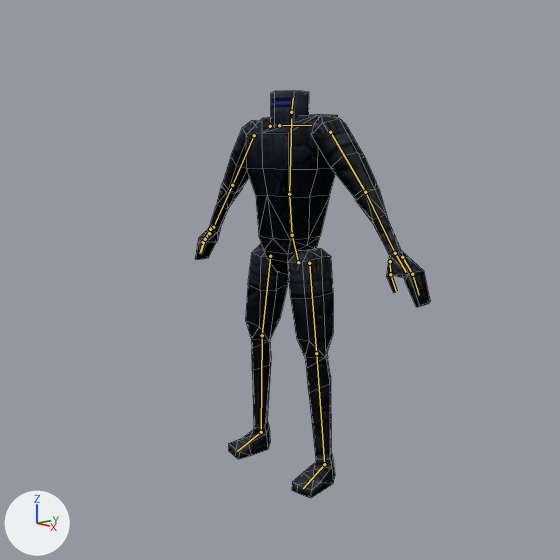
The Blender file actors/actor_workrobot/model_workrobot.blend, before and after one commit.
Camera for both pictures: the file's camera 'Camera'. The axes (+X, +Y, +Z) are drawn at lower left. The lights are the same throughout. The bones that bend it are drawn over the model as lines. Mesh edges are drawn as thin lines.

In view in the first picture: 'OBJ0000185.001'.
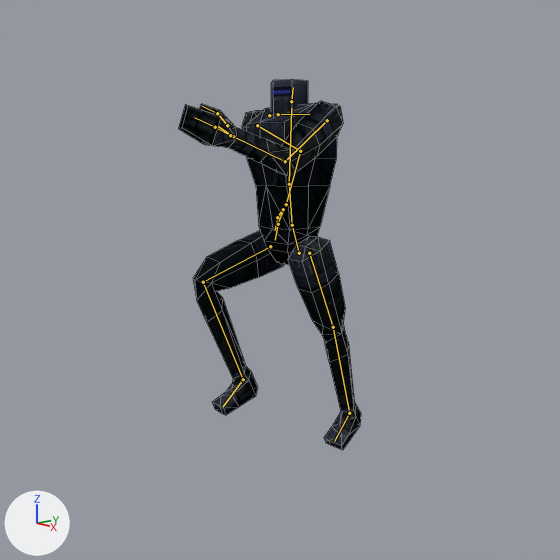
The newer file adds an action. The first version stands in its rest pose; the second is drawn at frame 11 of the action 'run'.

What the commit changed:
Bone 'hips' (bone_hips) moves from (0.0, 0.0, 0.0) to (0.0, 0.038, -0.012).
Bone 'spine' (bone_spine) turns from (0, 0, 0) to (0, -5, 0) degrees about its own x, y and z.
Bone 'upper_arm.L' (bone_upper_arm_l) turns from (0, 0, 0) to (62, -16, -53) degrees about its own x, y and z.
Bone 'forearm.L' (bone_forearm_l) turns from (0, 0, 0) to (45, 11, -8) degrees about its own x, y and z.
Bone 'upper_arm.R' (bone_upper_arm_r) turns from (0, 0, 0) to (-67, -6, 39) degrees about its own x, y and z.
Bone 'forearm.R' (bone_forearm_r) turns from (0, 0, 0) to (80, 6, 2) degrees about its own x, y and z.
Bone 'thigh.L' (bone_thigh_l) turns from (0, 0, 0) to (25, 3, 11) degrees about its own x, y and z.
Bone 'shin.L' (bone_shin_l) turns from (0, 0, 0) to (-8, -1, 0) degrees about its own x, y and z.
Bone 'foot.L' (bone_foot_l) turns from (0, 0, 0) to (14, -1, 0) degrees about its own x, y and z.
Bone 'thigh.R' (bone_thigh_r) turns from (0, 0, 0) to (-72, -1, -6) degrees about its own x, y and z.
Bone 'shin.R' (bone_shin_r) turns from (0, 0, 0) to (92, 5, 0) degrees about its own x, y and z.
Bone 'foot.R' (bone_foot_r) turns from (0, 0, 0) to (-4, 1, -1) degrees about its own x, y and z.

Location of each change, [x1, y1, x2, y2] in pixels of the pictures (560 x 560 px):
'OBJ0000185.001', posed (22% narrower, 9% shorter): before [195, 90, 430, 498]; after [178, 79, 361, 450]
bone 'hips', root to tip: before (298, 262) to (292, 235); after (299, 253) to (292, 225)
bone 'spine', root to tip: before (292, 235) to (289, 194); after (292, 225) to (289, 184)
bone 'upper_arm.L', root to tip: before (330, 132) to (365, 192); after (327, 120) to (285, 161)
bone 'forearm.L', root to tip: before (365, 192) to (395, 253); after (285, 161) to (233, 136)
bone 'upper_arm.R', root to tip: before (254, 135) to (232, 185); after (257, 125) to (300, 151)
bone 'forearm.R', root to tip: before (232, 185) to (213, 227); after (300, 151) to (286, 204)
bone 'thigh.L', root to tip: before (309, 263) to (316, 353); after (309, 253) to (333, 327)
bone 'shin.L', root to tip: before (316, 353) to (324, 464); after (333, 327) to (349, 413)
bone 'foot.L', root to tip: before (324, 464) to (303, 488); after (349, 413) to (334, 441)
bone 'thigh.R', root to tip: before (270, 256) to (262, 335); after (270, 246) to (203, 282)
bone 'shin.R', root to tip: before (262, 335) to (261, 432); after (203, 282) to (243, 379)
bone 'foot.R', root to tip: before (261, 432) to (237, 451); after (243, 379) to (223, 406)
